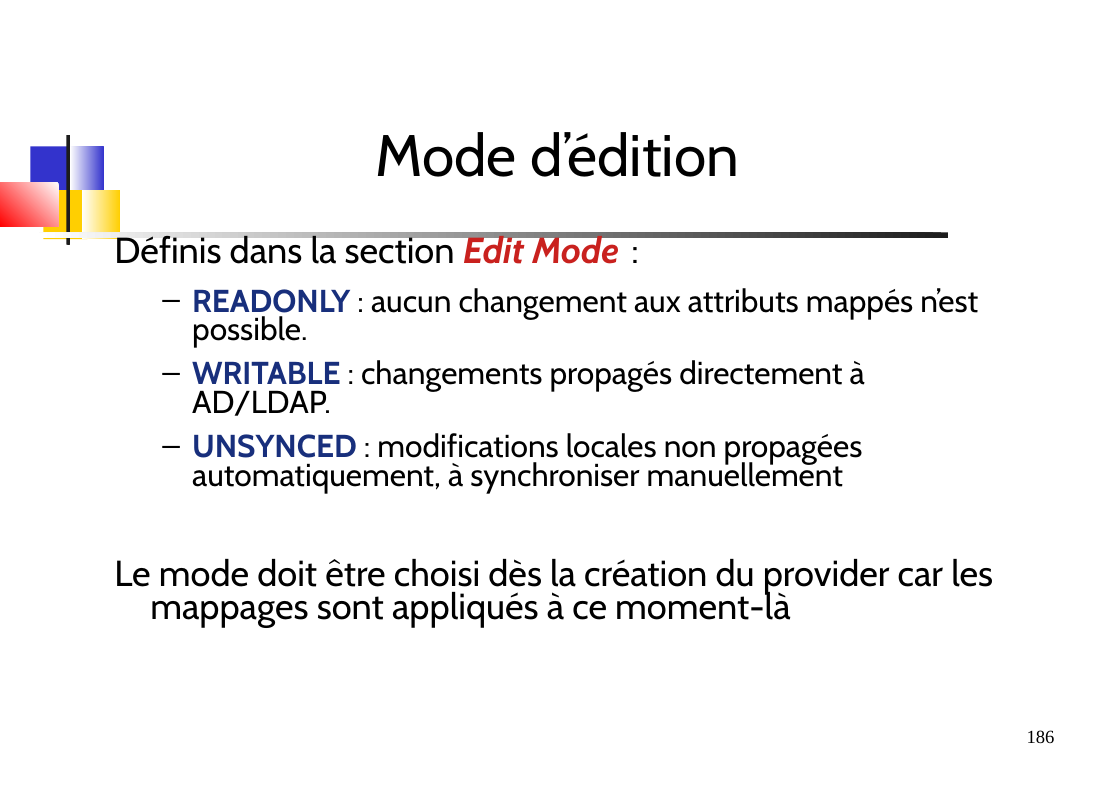
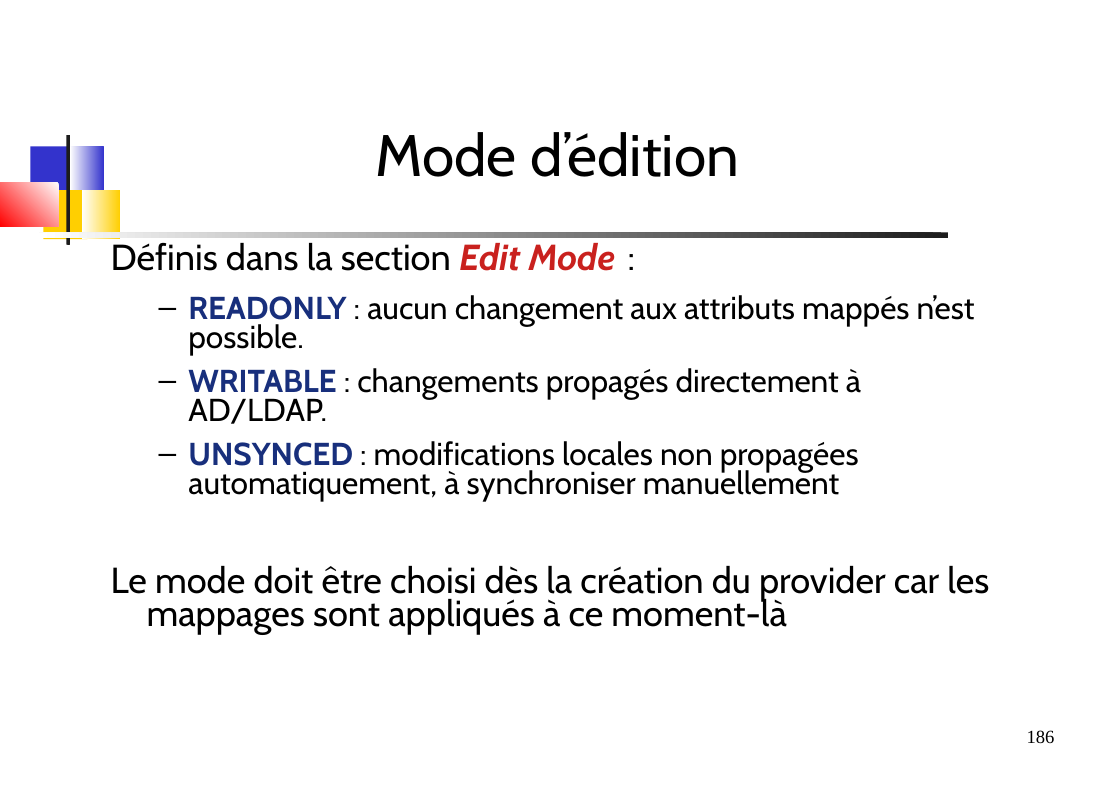
Before and after one commit to dthibau/keycloak, a slide deck: slide 186 of Keycloak.odp. Drawn at 1120x792 pixels with LibreOffice and Linux fonts; fonts in the diff are those of the drawing. Boxes give left, top, right and bottom in pixels: in the first picture for what was removed or moved away, otherwise in the second. Text is boxed around its words. In the diff, an @@ line names an element or a change of style, - is before the commit and + after.

```diff
--- a/Keycloak.odp
+++ b/Keycloak.odp
@@ text "Définis dans la section Edit ...": place and size @@
-text "Définis dans la section Edit ..." at box(114, 232, 993, 627)
+text "Définis dans la section Edit ..." at box(111, 243, 989, 635)
```
Also in this commit, not shown: 1 other slide changed, 4 other files.
